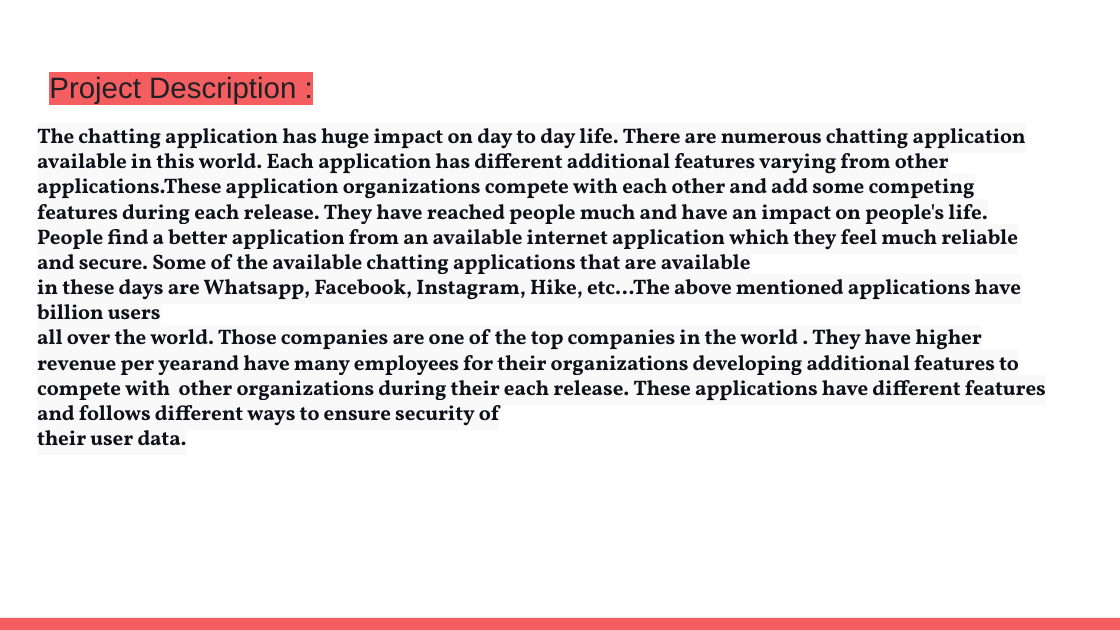
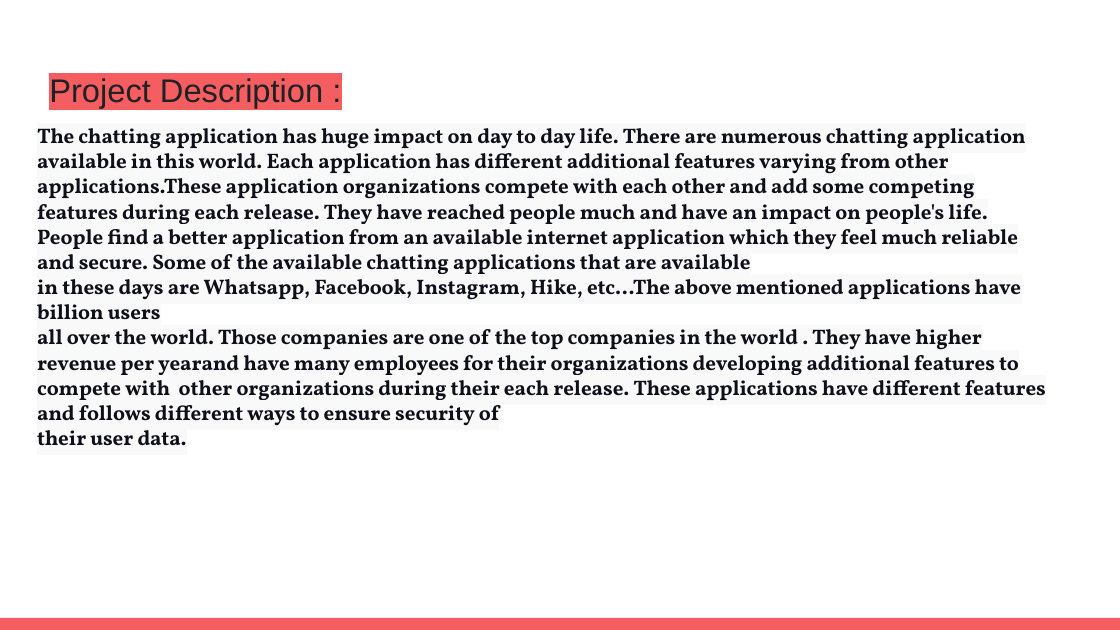
Before and after one commit to fatmabenjaddou/presentation-Mern_Chat, a slide deck: slide 2 of Mern Chat.pptx. Drawn at 1120x630 pixels with LibreOffice and Linux fonts; fonts in the diff are those of the drawing. Boxes give left, top, right and bottom in pixels: in the first picture for what was removed or moved away, otherwise in the second. Text is boxed around its words. In the diff, an @@ line names an element or a change of style, - is before the commit and + after.

```diff
--- a/Mern Chat.pptx
+++ b/Mern Chat.pptx
@@ title "Project Description :" at (49, 78, 323, 108): size 18.9 to 21 pt @@
```
Also in this commit, not shown: 3 other slides changed.
